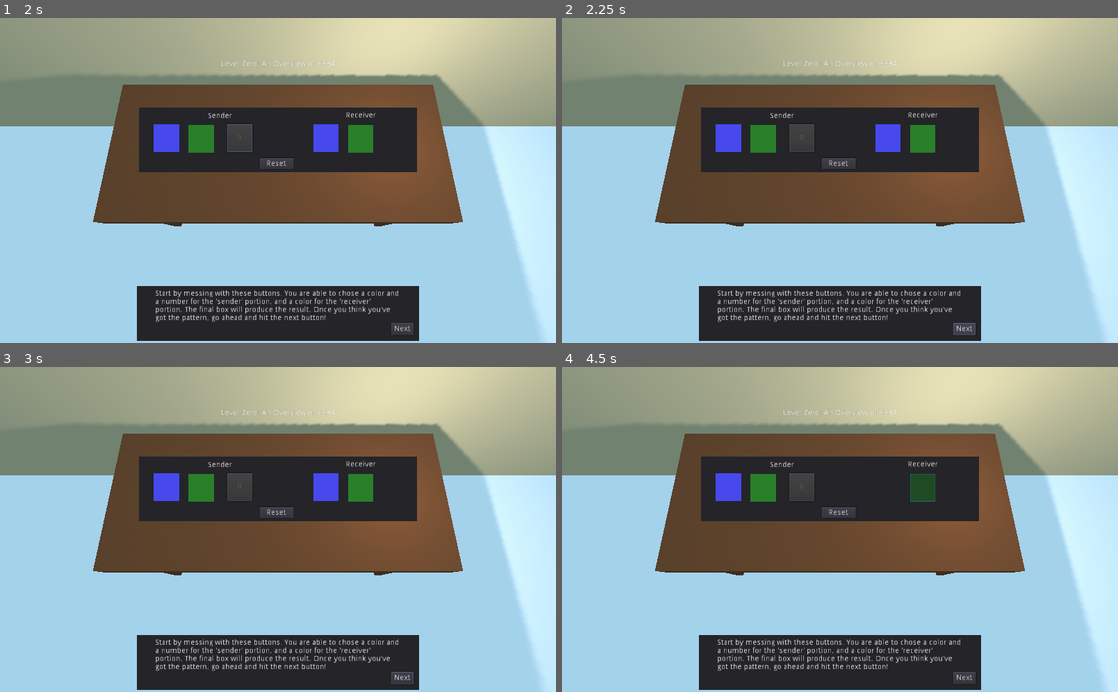
Above: before the commit, frames 1-4 (two rows, left to right).
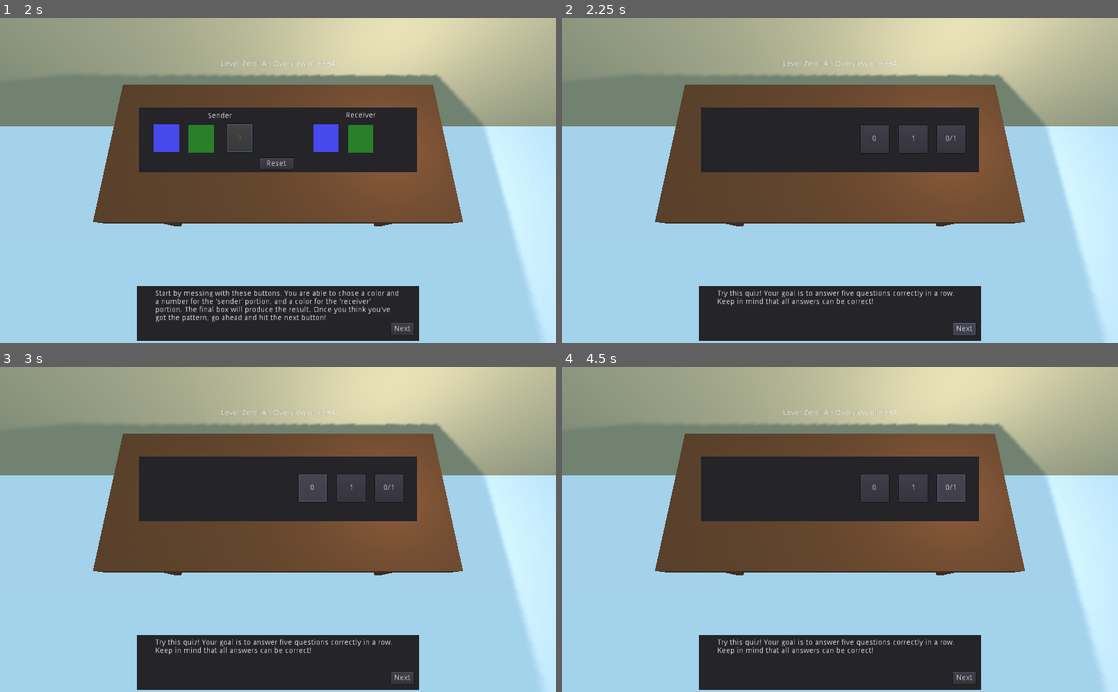
Above: after the commit, the same moments.

Repository: Clockwork-Rat/BB84_Godot
Game: Godot game, scene res://lvl_0/lvl_0.tscn
Same seed, same stepped clock (60 frames per second), same inputs: the game is played once before the commit and once after it. This scene is started directly instead of the project's main scene.
Inputs (mouse positions are in pixels of both pictures, inside the frame that each line leads up to):
- Up to frame 1 (2 s): click "Next" at 0.5 s; click "0" at 1.25 s
- Up to frame 2 (2.25 s): click "Next" at 2 s
- Up to frame 3 (3 s): click (311, 487) at 2.75 s, where only the run after the commit has a clickable "0"
- Up to frame 4 (4.5 s): click (912, 487) at 3.5 s, where only the run after the commit has a clickable "1"; click (951, 487) at 4.25 s, where only the run after the commit has a clickable "0/1"

Frame 1 is identical in both runs. In frame 2, 3.7% of the frame differs, in the area x 27-73%, y 28-94%; in frame 3, 3.8%, in the area x 27-75%, y 28-98%; in frame 4, 3.7%.

Commit message:
add quiz without graphics

Diff:
--- a/lvl_0/familiarize_panel.gd
+++ b/lvl_0/familiarize_panel.gd
@@ -13,7 +13,6 @@
 	GREEN,
 	NONE
 }
-
 enum NUMBER_STATE {
 	ZERO,
 	ONE,
@@ -26,15 +25,14 @@
 var send_number_selected = false
 var rec_color_state = COLOR_STATE.NONE
 var rec_color_selected = false
-var toggle = false
 
 func _input(_event):
 	if send_color_selected and send_number_selected and rec_color_selected:
-		toggle = true
+
 		send_color_selected = false
 		send_number_selected = false
 		rec_color_selected = false
-	if toggle:
+
 		randomize()
 		if send_color_state == rec_color_state:
 			if send_number_state == NUMBER_STATE.ZERO:
@@ -45,7 +43,6 @@
 			var temp = rand_range(0, 2)
 			temp = floor(temp)
 			result.text = String(temp)
-		toggle = false
 
 func _on_send_blue_pressed():
 	send_blue.disabled = true
@@ -111,7 +108,6 @@
 	rec_color_selected = true
 	rec_green.hide()
 
-
 func _on_rec_green_pressed():
 	rec_blue.disabled = true
 	rec_green.disabled = true
--- /dev/null
+++ b/lvl_0/lvl_0_quiz_panel.gd
@@ -0,0 +1,83 @@
+extends Panel
+
+enum COLOR_STATE {
+	BLUE_STATE,
+	GREEN_STATE,
+	NONE
+}
+
+enum NUMBER_STATE {
+	ZERO_STATE,
+	ONE_STATE,
+	NONE
+}
+
+var send_color_state = COLOR_STATE.NONE
+var send_number_state = NUMBER_STATE.NONE
+var rec_color_state = COLOR_STATE.NONE
+
+func set_all():
+	print("-----------")
+	var tmp = get_state()
+	if tmp == 0:
+		send_color_state = COLOR_STATE.BLUE_STATE
+		print("blue")
+	else:
+		send_color_state = COLOR_STATE.GREEN_STATE
+		print("green")
+
+	tmp = get_state()
+	if tmp == 0:
+		send_number_state = NUMBER_STATE.ZERO_STATE
+		print("zero")
+	else:
+		send_number_state = NUMBER_STATE.ONE_STATE
+		print("one")
+
+	tmp = get_state()
+	if tmp == 0:
+		rec_color_state = COLOR_STATE.BLUE_STATE
+		print("blue")
+	else:
+		rec_color_state = COLOR_STATE.GREEN_STATE
+		print("green")
+
+
+func get_state():
+	randomize()
+	var temp = rand_range(0, 2)
+	temp = floor(temp)
+	return temp
+
+# Called when the node enters the scene tree for the first time.
+func _ready():
+	set_all()
+
+func _on_zero_btn_pressed():
+	if send_color_state == rec_color_state:
+		if send_number_state == NUMBER_STATE.ZERO_STATE:
+			print("correct")
+		else:
+			print("wrong")
+	else:
+		print("wrong")
+	set_all()
+
+
+func _on_one_btn_pressed():
+	if send_color_state == rec_color_state:
+		if send_number_state == NUMBER_STATE.ONE_STATE:
+			print("correct")
+		else:
+			print("wrong")
+	else:
+		print("wrong")
+	set_all()
+
+
+func _on_question_btn_pressed():
+	if send_color_state != rec_color_state:
+		print("correct")
+	else:
+		print("wrong")
+	set_all()
--- a/lvl_0/scene_assets/tutorial_text.json
+++ b/lvl_0/scene_assets/tutorial_text.json
@@ -1,4 +1,5 @@
 {
     "0" : "In this Level, you will be learning how sending informaiton between two people works in the BB84 encryption protocol. During part one, try to figure out the pattern of the result.",
-    "1" : "Start by messing with these buttons. You are able to chose a color and a number for the 'sender' portion, and a color for the 'receiver' portion. The final box will produce the result. Once you think you've got the pattern, go ahead and hit the next button!"
+    "1" : "Start by messing with these buttons. You are able to chose a color and a number for the 'sender' portion, and a color for the 'receiver' portion. The final box will produce the result. Once you think you've got the pattern, go ahead and hit the next button!",
+    "2" : "Try this quiz! Your goal is to answer five questions correctly in a row. Keep in mind that all answers can be correct!"
 }
--- a/lvl_0/scene_assets/ui_lvl_0.gd
+++ b/lvl_0/scene_assets/ui_lvl_0.gd
@@ -2,6 +2,7 @@
 
 onready var nxt_btn = $"prompt_panel/next_button"
 onready var first_panel = $familiarize_panel
+onready var quiz_panel = $quiz_panel
 onready var prompt_text = $"prompt_panel/main_text"
 
 var filepath = "res://lvl_0/scene_assets/tutorial_text.json"
@@ -10,6 +11,7 @@
 enum panel_state {
 	INTRO_STATE,
 	FIRST_PANEL_STATE,
+	QUIZ_PANEL_STATE,
 	END_STATE
 }
 
@@ -20,12 +22,8 @@
 	file_load.open(filepath, File.READ)
 	json = JSON.parse( file_load.get_as_text() )
 	first_panel.hide()
+	quiz_panel.hide()
 	prompt_text.text = json.result["0"]
-
-
-# Called every frame. 'delta' is the elapsed time since the previous frame.
-#func _process(delta):
-#	pass
 
 func _on_next_button_pressed():
 	if current_state == panel_state.INTRO_STATE:
@@ -33,7 +31,11 @@
 		prompt_text.text = json.result["1"]
 		first_panel.show()
 	elif current_state  == panel_state.FIRST_PANEL_STATE:
+		current_state = panel_state.QUIZ_PANEL_STATE
+		prompt_text.text = json.result["2"]
+		first_panel.hide()
+		quiz_panel.show()
+	elif current_state == panel_state.QUIZ_PANEL_STATE:
 		current_state = panel_state.END_STATE
 	else:
-		#throw error here
 		pass
--- a/lvl_0/ui_lvl_0.tscn
+++ b/lvl_0/ui_lvl_0.tscn
@@ -1,9 +1,10 @@
-[gd_scene load_steps=5 format=2]
+[gd_scene load_steps=6 format=2]
 
 [ext_resource path="res://lvl_0/scene_assets/ui_lvl_0.gd" type="Script" id=1]
 [ext_resource path="res://lvl_0/scene_assets/ui_blue/ui_blue_theme.tres" type="Theme" id=2]
 [ext_resource path="res://lvl_0/scene_assets/ui_green/ui_green_theme.tres" type="Theme" id=3]
 [ext_resource path="res://lvl_0/familiarize_panel.gd" type="Script" id=4]
+[ext_resource path="res://lvl_0/lvl_0_quiz_panel.gd" type="Script" id=5]
 
 [node name="Control" type="Control"]
 anchor_right = 1.0
@@ -53,6 +54,7 @@
 text = "Next"
 
 [node name="familiarize_panel" type="Panel" parent="."]
+visible = false
 anchor_left = 0.25
 anchor_top = 0.275
 anchor_right = 0.75
@@ -172,6 +174,48 @@
 align = 1
 valign = 1
 
+[node name="quiz_panel" type="Panel" parent="."]
+anchor_left = 0.25
+anchor_top = 0.275
+anchor_right = 0.75
+anchor_bottom = 0.473
+margin_right = -6.10352e-05
+margin_bottom = 0.199982
+script = ExtResource( 5 )
+
+[node name="zero_btn" type="Button" parent="quiz_panel"]
+anchor_left = 0.574
+anchor_top = 0.277
+anchor_right = 0.676
+anchor_bottom = 0.706
+margin_left = 0.112
+margin_top = 0.0369987
+margin_right = -0.11203
+margin_bottom = -0.0139999
+text = "0"
+
+[node name="one_btn" type="Button" parent="quiz_panel"]
+anchor_left = 0.713
+anchor_top = 0.277
+anchor_right = 0.814
+anchor_bottom = 0.706
+margin_left = -0.0560303
+margin_top = 0.0369987
+margin_right = 0.231995
+margin_bottom = -0.0139999
+text = "1"
+
+[node name="question_btn" type="Button" parent="quiz_panel"]
+anchor_left = 0.85
+anchor_top = 0.277
+anchor_right = 0.951
+anchor_bottom = 0.706
+margin_left = -0.200012
+margin_top = 0.0369987
+margin_right = 0.0879822
+margin_bottom = -0.0139999
+text = "0/1"
+
 [connection signal="pressed" from="prompt_panel/next_button" to="." method="_on_next_button_pressed"]
 [connection signal="pressed" from="familiarize_panel/send_blue" to="familiarize_panel" method="_on_send_blue_pressed"]
 [connection signal="pressed" from="familiarize_panel/send_green" to="familiarize_panel" method="_on_send_green_pressed"]
@@ -180,3 +224,6 @@
 [connection signal="pressed" from="familiarize_panel/rec_blue" to="familiarize_panel" method="_on_rec_blue_pressed"]
 [connection signal="pressed" from="familiarize_panel/rec_green" to="familiarize_panel" method="_on_rec_green_pressed"]
 [connection signal="pressed" from="familiarize_panel/reset_btn" to="familiarize_panel" method="_on_reset_btn_pressed"]
+[connection signal="pressed" from="quiz_panel/zero_btn" to="quiz_panel" method="_on_zero_btn_pressed"]
+[connection signal="pressed" from="quiz_panel/one_btn" to="quiz_panel" method="_on_one_btn_pressed"]
+[connection signal="pressed" from="quiz_panel/question_btn" to="quiz_panel" method="_on_question_btn_pressed"]
